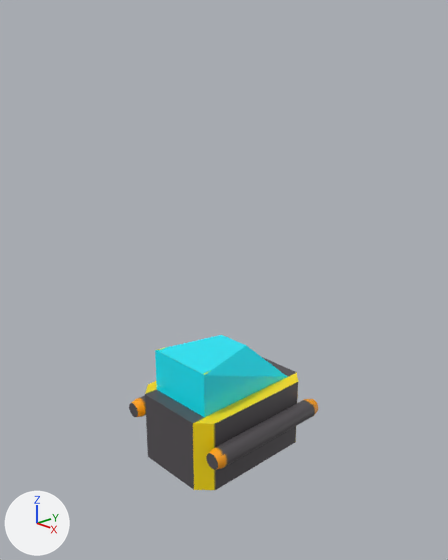
The Blender file Executable/TopDownShooter/Assets/Raw/TopDownShooter.blend as it was, and as the next commit left it.
The view is the same before and after, from a camera (50 mm lens) standing at (2.86, -2.69, 2.82) and looking at (0.0, 0.0, 1.47). Arrows for +X, +Y and +Z are at lower left; the lights stay in place.

Names of what the first picture shows: 'Player'.
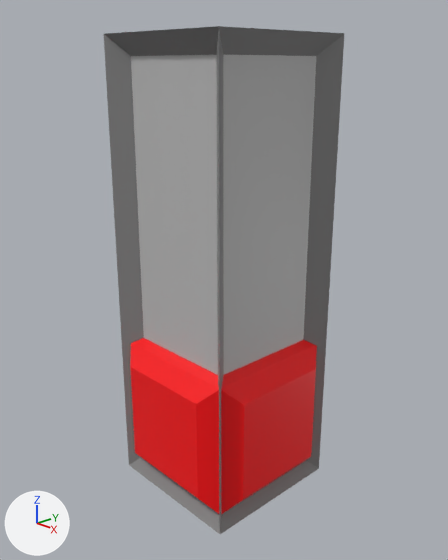
Changed parts and their boxes [x1, y1, x2, y2] in the pictures (448 x 560 px):
'Wall', shown
    after: [104, 26, 344, 534]
'Player', surface changed, reshaped
    before: [129, 335, 318, 490]
    after: [130, 338, 317, 514]
part 1 of me_player, rebuilt
    before: [145, 335, 298, 490]
    after: [130, 338, 317, 514]
part 2 of me_player, deleted
    before: [206, 399, 318, 470]
part 3 of me_player, deleted
    before: [129, 395, 146, 417]

Edits to the bpy script that builds the scene:
```text
Change mat_player:
    remove mat_player.texture = img_playerdiffuse
    add mat_player.base_color = (1.0, 0.0, 0.00256)  # red #ff0008
Change me_player:
    used by ob_player; location = (0.0, 0.0, 0.0)
    remove me_player.from_pydata(...)  # 312 vertices, 248 faces; spans x -0.481..0.485, y -0.5..0.5, z 0.15..1.0
    add me_player.from_pydata(...)  # 32 vertices, 30 faces; spans x -0.545..0.545, y -0.545..0.545, z 0.006..1.097
    me_player part 1: the loose piece of 56 vertices spanning x -0.35..0.35, y -0.5..0.5, z 0.15..1.0 is rebuilt with 32 vertices and now spans x -0.545..0.545, y -0.545..0.545, z 0.006..1.097
    me_player part 2: the loose piece of 128 vertices spanning x 0.352..0.485, y -0.49..0.49, z 0.434..0.566 is deleted
    me_player part 3: the loose piece of 128 vertices spanning x -0.481..-0.349, y -0.49..0.49, z 0.434..0.566 is deleted
Change ob_wall:
    remove ob_wall.hide_set(True)
```
